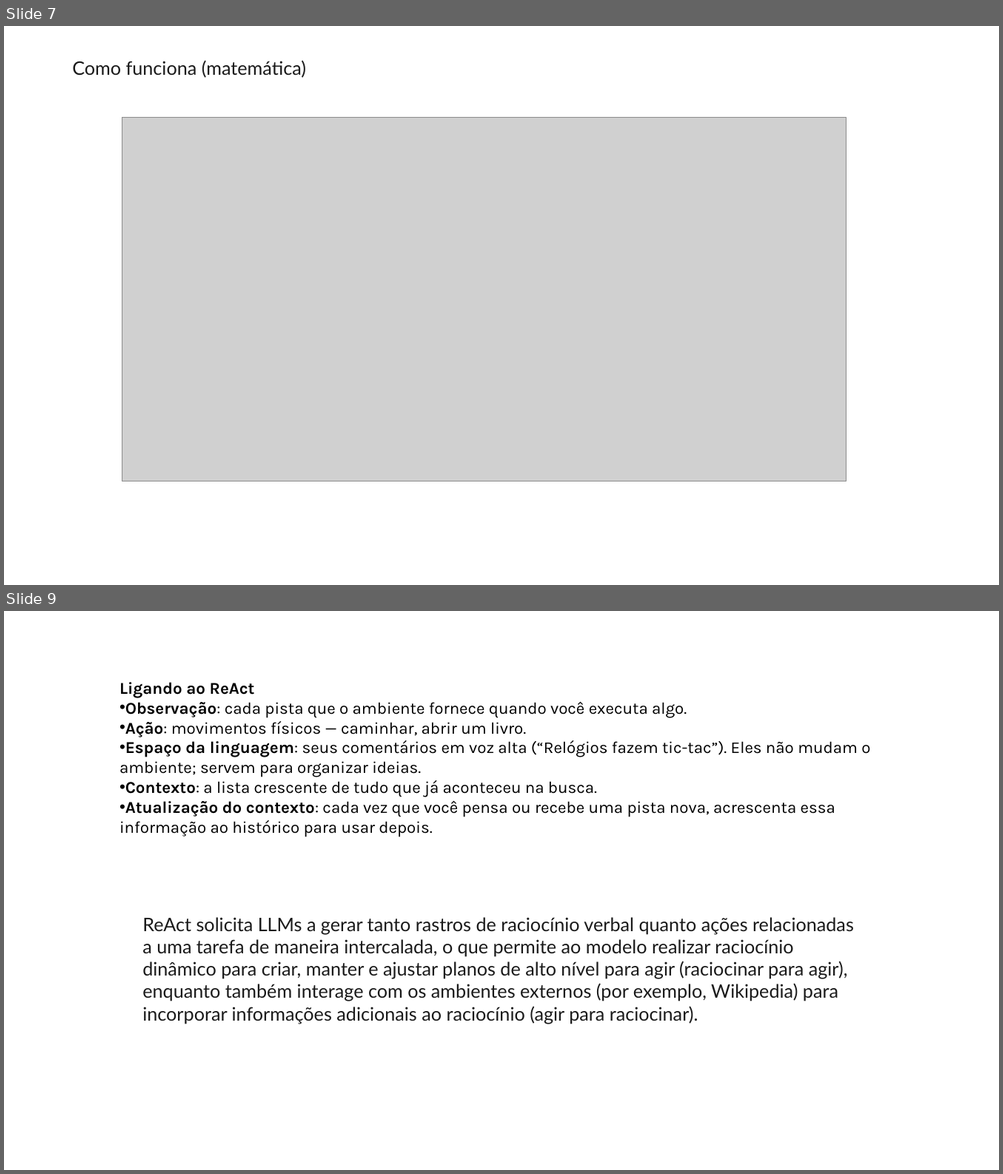
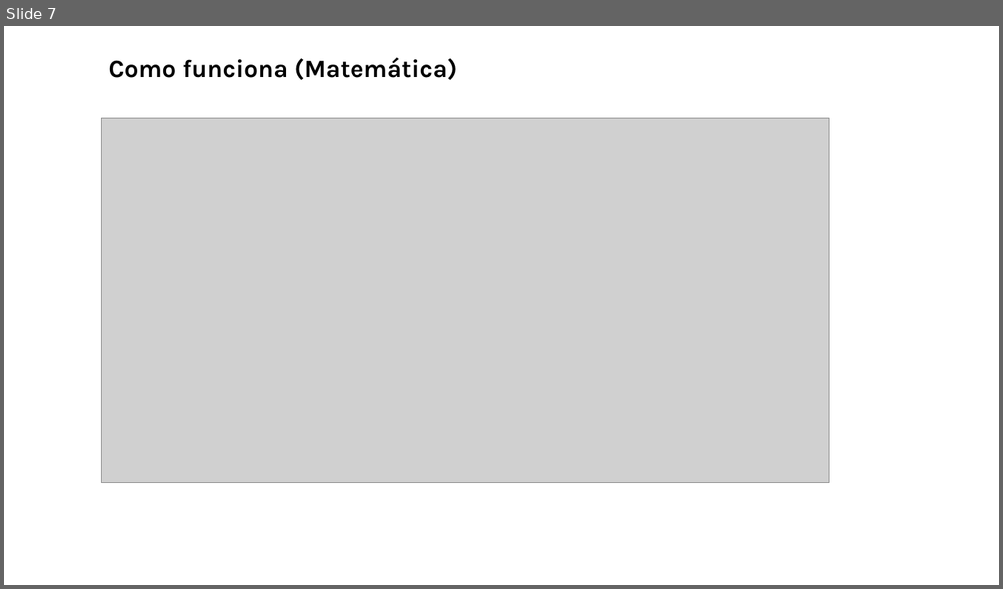
Before and after one commit to luizehp/Agente-ReAct, a slide deck: Agente ReAct.pptx. Shown one above the other, each under a label of ours: slides 7 and 9 before the commit, slide 7 after it; the slides between them are not shown. The pictures are 1003x1174 and 1003x589 pixels, drawn with LibreOffice and Linux fonts; fonts in the diff are those of the drawing; grey boxes stand for pictures. Boxes give left, top, right and bottom in pixels: in the first picture for what was removed or moved away, otherwise in the second. Text is boxed around its words. In the diff, an @@ line names an element or a change of style, - is before the commit and + after.

```diff
--- a/Agente ReAct.pptx
+++ b/Agente ReAct.pptx
@@ slide 9 removed at bbox=[4, 611, 999, 1170], background #FFFFFF @@
@@ text removed at bbox=[119, 682, 870, 837] @@
-Ligando ao ReAct
-• Observação: cada pista que o ambiente fornece quando você executa algo.
-• Ação: movimentos físicos — caminhar, abrir um livro.
-• Espaço da linguagem: seus comentários em voz alta (“Relógios fazem tic-tac”). Eles não mudam o ambiente; servem para organizar ideias.
-• Contexto: a lista crescente de tudo que já aconteceu na busca.
-• Atualização do contexto: cada vez que você pensa ou recebe uma pista nova, acrescenta essa informação ao histórico para usar depois.
@@ text removed at bbox=[142, 917, 854, 1024] @@
-ReAct solicita LLMs a gerar tanto rastros de raciocínio verbal quanto ações relacionadas a uma tarefa de maneira intercalada, o que permite ao modelo realizar raciocínio dinâmico para criar, manter e ajustar planos de alto nível para agir (raciocinar para agir), enquanto também interage com os ambientes externos (por exemplo, Wikipedia) para incorporar informações adicionais ao raciocínio (agir para raciocinar).
@@ slide 7 changed as well @@
@@ text at bbox=[108, 57, 457, 80]: text changed; size 18 to 24 pt; font Lato to Karla; text colour #1A1A1A to #000000; bold on @@
-Como funciona (matemática)
+Como funciona (Matemática)
@@ picture: place and size @@
-picture at bbox=[122, 117, 845, 482]
+picture at bbox=[101, 118, 828, 483]
```
Also in this commit, not shown: 2 other slides changed, 7 slides added, 5 other slides removed.
